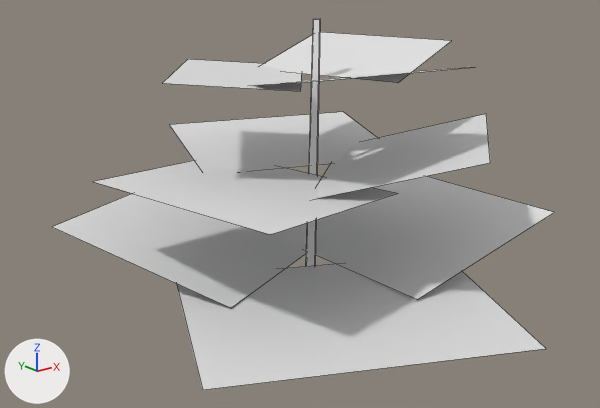
The OBJ model src/main/resources/assets/stonedew/models/block/plants/plant_1_0_0_lod.obj: old version first, new version second.
The view is the same before and after, from a 50 mm lens placed at (-0.319, -1.497, 0.584), pointed at (0.471, -0.51, 0.189). Arrows for +X, +Y and +Z are at lower left; the lights stay in place. The first picture is the older version. Mesh edges are drawn as thin lines. Materials are left out; every surface is plain grey. Where no turn or scale is listed for an object, it has been applied to the vertices. Vertices at exactly the same position are counted once.

In view in the first picture: 'model'.
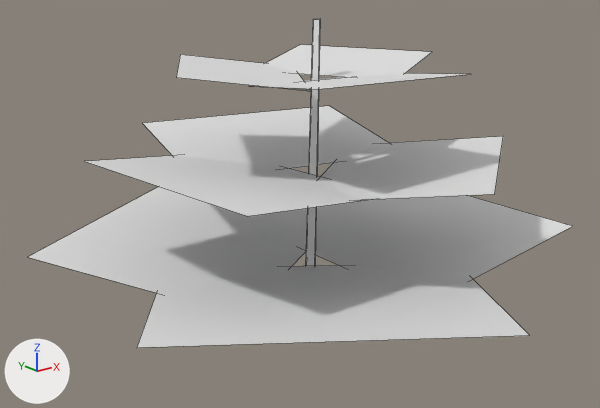
Location of each change, [x1, y1, x2, y2] in pixels of the pictures (600 x 408 px):
```json
{"object": "model", "change": "reshaped", "before": [53, 18, 554, 390], "after": [28, 18, 572, 348], "on screen": "9% wider, 11% shorter"}
{"part": 1, "of": "me_model", "change": "rebuilt", "before": [253, 67, 470, 86], "after": [255, 73, 466, 89], "on screen": "15% shorter"}
{"part": 2, "of": "me_model", "change": "rebuilt", "before": [163, 59, 301, 91], "after": [176, 55, 311, 91], "on screen": "12% taller"}
{"part": 3, "of": "me_model", "change": "rebuilt", "before": [302, 176, 554, 300], "after": [289, 195, 572, 279]}
{"part": 4, "of": "me_model", "change": "rebuilt", "before": [261, 32, 451, 83], "after": [265, 45, 432, 77]}
{"part": 5, "of": "me_model", "change": "rebuilt", "before": [176, 264, 546, 390], "after": [137, 265, 530, 348], "on screen": "6% wider, 34% shorter"}
{"part": 6, "of": "me_model", "change": "rebuilt", "before": [53, 193, 307, 308], "after": [28, 187, 306, 293], "on screen": "9% wider, 8% shorter"}
{"part": 7, "of": "me_model", "change": "rebuilt", "before": [316, 114, 490, 199], "after": [321, 136, 503, 200], "on screen": "24% shorter"}
{"part": 8, "of": "me_model", "change": "rebuilt", "before": [94, 161, 397, 234], "after": [85, 155, 369, 216]}
{"part": 9, "of": "me_model", "change": "rebuilt", "before": [170, 112, 377, 169], "after": [143, 106, 388, 168], "on screen": "18% wider, 9% taller"}
```

Edits to the scene script, one JSON object a line:
```json
{"block": "me_model", "where": "# used by ob_model"}
{"op": "remove", "block": "me_model", "code": "me_model.from_pydata(...)  # 44 vertices, 13 faces; spans x 0.142..0.85, y -0.927..-0.092, z 0.0..0.475"}
{"op": "add", "block": "me_model", "code": "me_model.from_pydata(...)  # 44 vertices, 13 faces; spans x 0.088..0.881, y -0.949..-0.055, z 0.0..0.475"}
{"block": "me_model", "change": "me_model part 1: the loose piece of 4 vertices spanning x 0.34..0.63, y -0.741..-0.505, z 0.386..0.42 is rebuilt with 4 vertices and now spans x 0.349..0.627, y -0.733..-0.509, z 0.386..0.409"}
{"block": "me_model", "change": "me_model part 2: the loose piece of 4 vertices spanning x 0.258..0.569, y -0.59..-0.27, z 0.386..0.397 is rebuilt with 4 vertices and now spans x 0.262..0.553, y -0.599..-0.288, z 0.386..0.409"}
{"block": "me_model", "change": "me_model part 3: the loose piece of 4 vertices spanning x 0.523..0.85, y -0.722..-0.28, z 0.082..0.152 is rebuilt with 4 vertices and now spans x 0.523..0.881, y -0.739..-0.263, z 0.082..0.125"}
{"block": "me_model", "change": "me_model part 4: the loose piece of 4 vertices spanning x 0.484..0.752, y -0.623..-0.312, z 0.386..0.43 is rebuilt with 4 vertices and now spans x 0.47..0.746, y -0.606..-0.303, z 0.386..0.409"}
{"block": "me_model", "change": "me_model part 5: the loose piece of 4 vertices spanning x 0.142..0.697, y -0.927..-0.425, z 0.076..0.082 is rebuilt with 4 vertices and now spans x 0.088..0.684, y -0.949..-0.383, z 0.082..0.125"}
{"block": "me_model", "change": "me_model part 6: the loose piece of 4 vertices spanning x 0.154..0.692, y -0.575..-0.092, z 0.082..0.157 is rebuilt with 4 vertices and now spans x 0.101..0.692, y -0.606..-0.055, z 0.082..0.125"}
{"block": "me_model", "change": "me_model part 7: the loose piece of 4 vertices spanning x 0.388..0.806, y -0.818..-0.41, z 0.239..0.306 is rebuilt with 4 vertices and now spans x 0.373..0.817, y -0.841..-0.415, z 0.239..0.271"}
{"block": "me_model", "change": "me_model part 8: the loose piece of 4 vertices spanning x 0.183..0.514, y -0.732..-0.331, z 0.239..0.248 is rebuilt with 4 vertices and now spans x 0.185..0.5, y -0.718..-0.321, z 0.239..0.273"}
{"block": "me_model", "change": "me_model part 9: the loose piece of 4 vertices spanning x 0.346..0.755, y -0.536..-0.182, z 0.239..0.269 is rebuilt with 4 vertices and now spans x 0.322..0.758, y -0.524..-0.159, z 0.239..0.274"}
```
